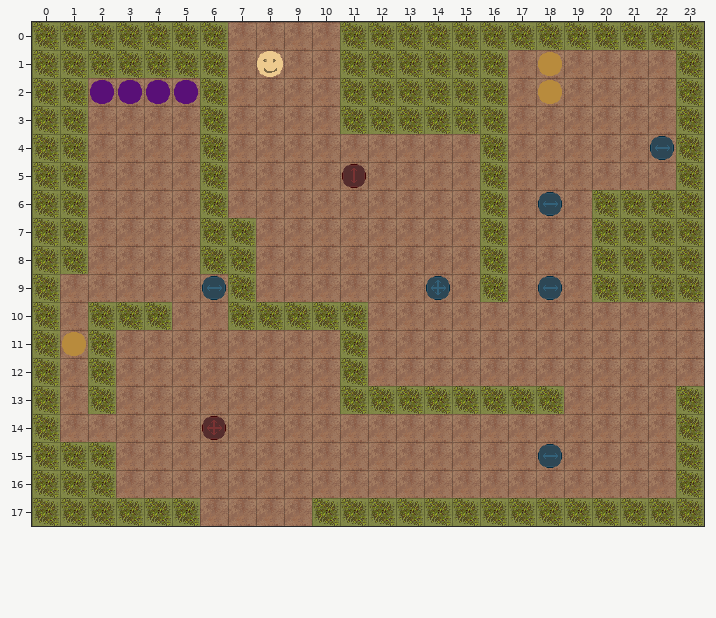
A Tiled map gets an edit: android/assets/maps/mapNES.tmx. The picture above was drawn from the file before the commit.
Cells are 32x32 px. Shown: x 0..23, y 0..17.
New version:
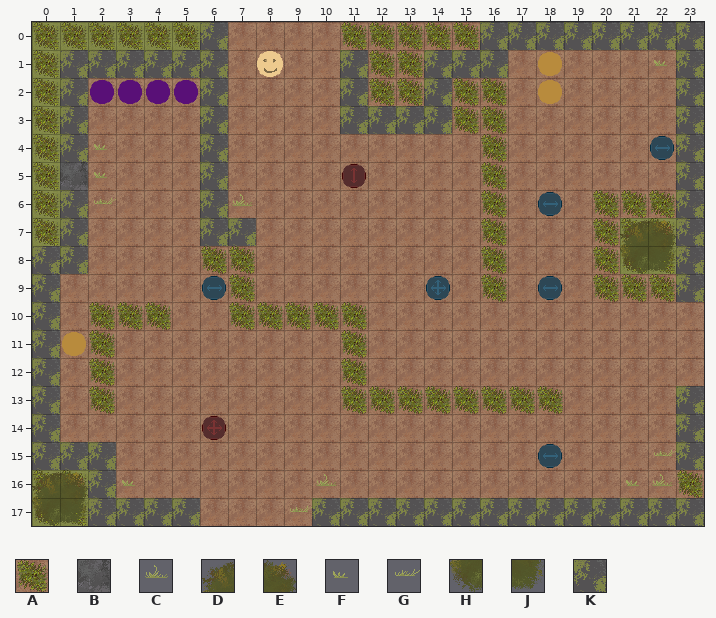
Key: from "tilset": A 16, B 19, C 21, D 22, E 23, F 24, G 25, H 26, J 27, K 32.
_ is an empty cell.
Tiles of an added or newly shown layer are drawn over the layers below it.
The edit:
Layer "deco" (added):
Tile A now appears in row 0 at x 11 to 15; in row 1 at x 12 to 13; in row 2 at x 12 to 13 and 15 to 16; in row 3 at x 15 to 16; in rows 4 to 5 at x 16; in row 6 at x 16 and 20 to 22.
Tile A now appears in row 7 at x 16 and 20; in row 8 at x 6 to 7, 16 and 20; in row 9 at x 7, 16 and 20 to 22; in row 10 at x 2 to 4 and 7 to 11; in rows 11 to 12 at x 2 and 11; in row 13 at x 2 and 11 to 18.
Tile A now appears in row 16 at x 23.
Tile B now appears in row 5 at x 1.
Tile C now appears in row 6 at x 7; in row 16 at x 10 and 22.
Tile D now appears in row 7 at x 21; in row 16 at x 0.
Tile E now appears in row 7 at x 22; in row 16 at x 1.
Tile F now appears in row 1 at x 22; in rows 4 to 5 at x 2; in row 16 at x 3 and 21.
Tile G now appears in row 6 at x 2; in row 15 at x 22; in row 17 at x 9.
Tile H now appears in row 8 at x 21; in row 17 at x 0.
Tile J now appears in row 8 at x 22; in row 17 at x 1.
Tile K now appears in row 0 at x 6 and 16 to 23; in row 1 at x 1 to 6, 11, 14 to 16 and 23; in row 2 at x 1, 6, 11, 14 and 23; in row 3 at x 1, 6, 11 to 14 and 23; in row 4 at x 1, 6 and 23; in row 5 at x 6 and 23.
Tile K now appears in row 6 at x 1, 6 and 23; in row 7 at x 1, 6 to 7 and 23; in row 8 at x 0 to 1 and 23; in row 9 at x 0 and 23; in rows 10 to 12 at x 0; in rows 13 to 14 at x 0 and 23.
Tile K now appears in row 15 at x 0 to 2 and 23; in row 16 at x 2; in row 17 at x 2 to 5 and 10 to 23.
Pixel boxes of the changes (left, top, right, bottom) in both pictures:
added: (32, 22, 704, 526)
